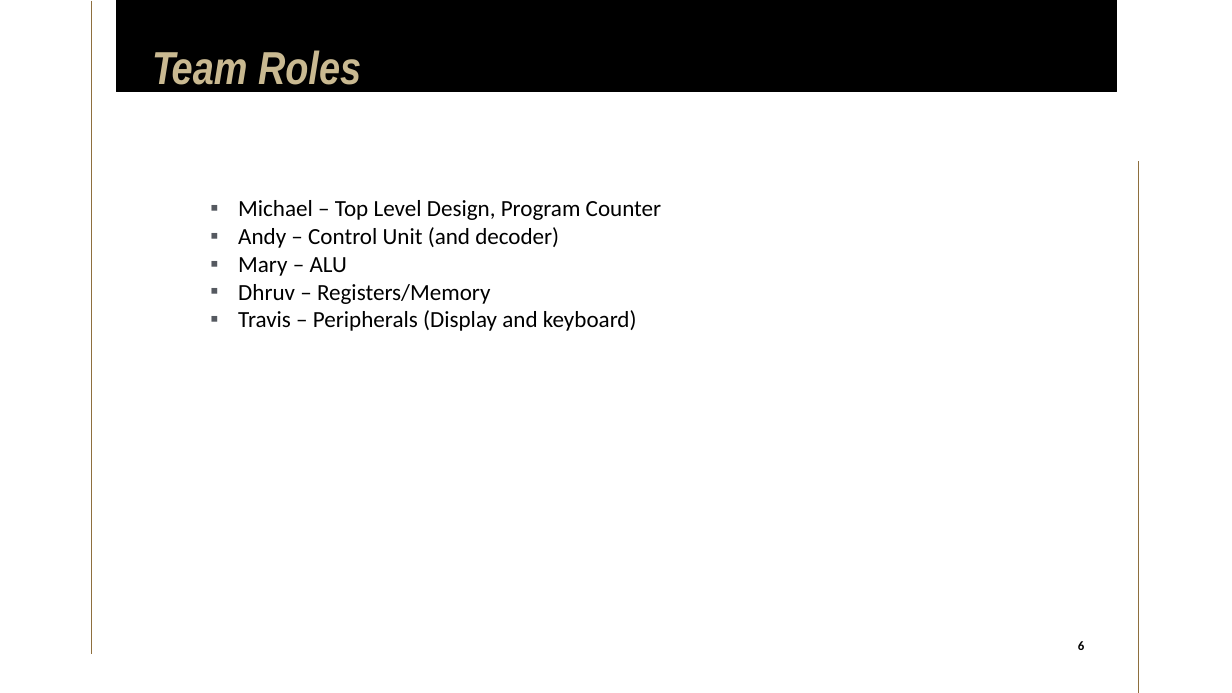
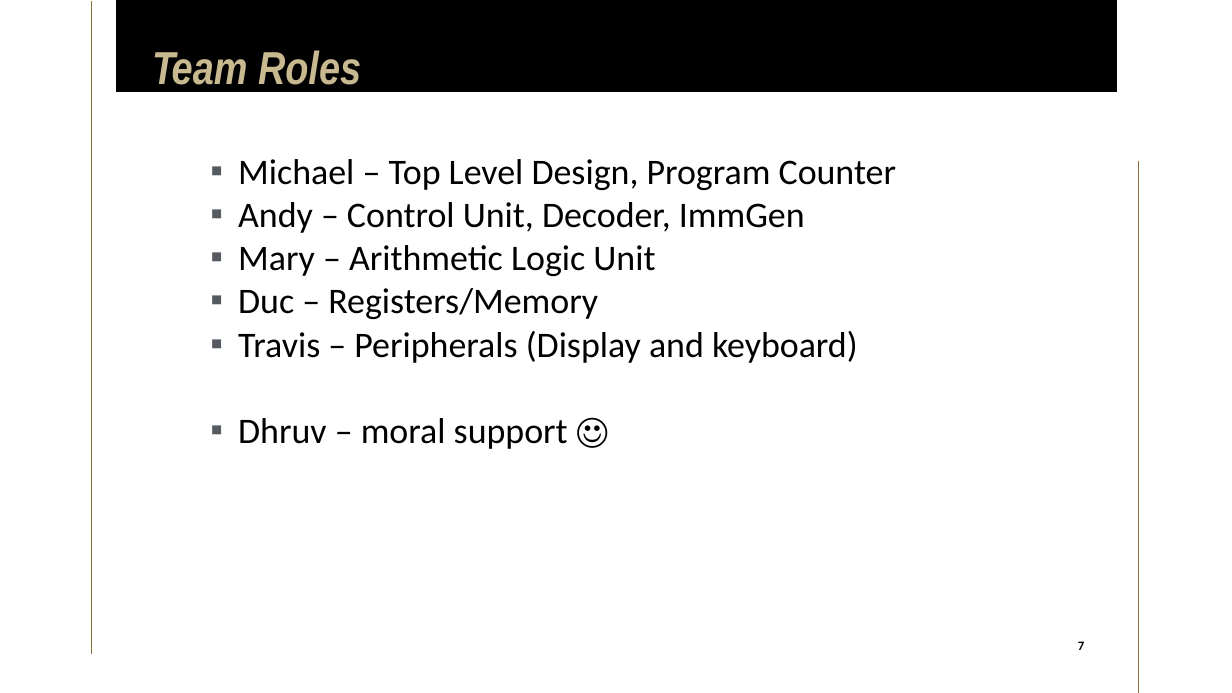
Before and after one commit to limichael246/STARS_2024, a slide deck: slide 7 of Project_Proposal.pptx (slide 6 before the commit). Drawn at 1232x693 pixels with LibreOffice and Linux fonts; fonts in the diff are those of the drawing. Boxes give left, top, right and bottom in pixels: in the first picture for what was removed or moved away, otherwise in the second. Text is boxed around its words. In the diff, an @@ line names an element or a change of style, - is before the commit and + after.

```diff
--- a/Project_Proposal.pptx
+++ b/Project_Proposal.pptx
@@ text "Michael – Top Level Design, ...": place and size @@
-text "Michael – Top Level Design, ..." at box(238, 200, 662, 331)
+text "Michael – Top Level Design, ..." at box(238, 159, 896, 449)
@@ text at box(238, 159, 896, 363): size 18 to 28 pt in "Michael – Top Level Design, Program Counter", "Travis – Peripherals (Display and keyboard)" @@
@@ text at box(238, 202, 805, 319): text changed; size 18 to 28 pt @@
-▪ Andy – Control Unit (and decoder)
-▪ Mary – ALU
-▪ Dhruv – Registers/Memory
+▪ Andy – Control Unit, Decoder, ImmGen
+▪ Mary – Arithmetic Logic Unit
+▪ Duc – Registers/Memory
@@ text at box(238, 418, 568, 449): paragraph added @@
+▪ Dhruv – moral support ☺
@@ page number at box(1078, 641, 1084, 650): text changed @@
-6
+7
```
Also in this commit, not shown: 7 other slides changed, 38 slides added, 5 slides removed.
